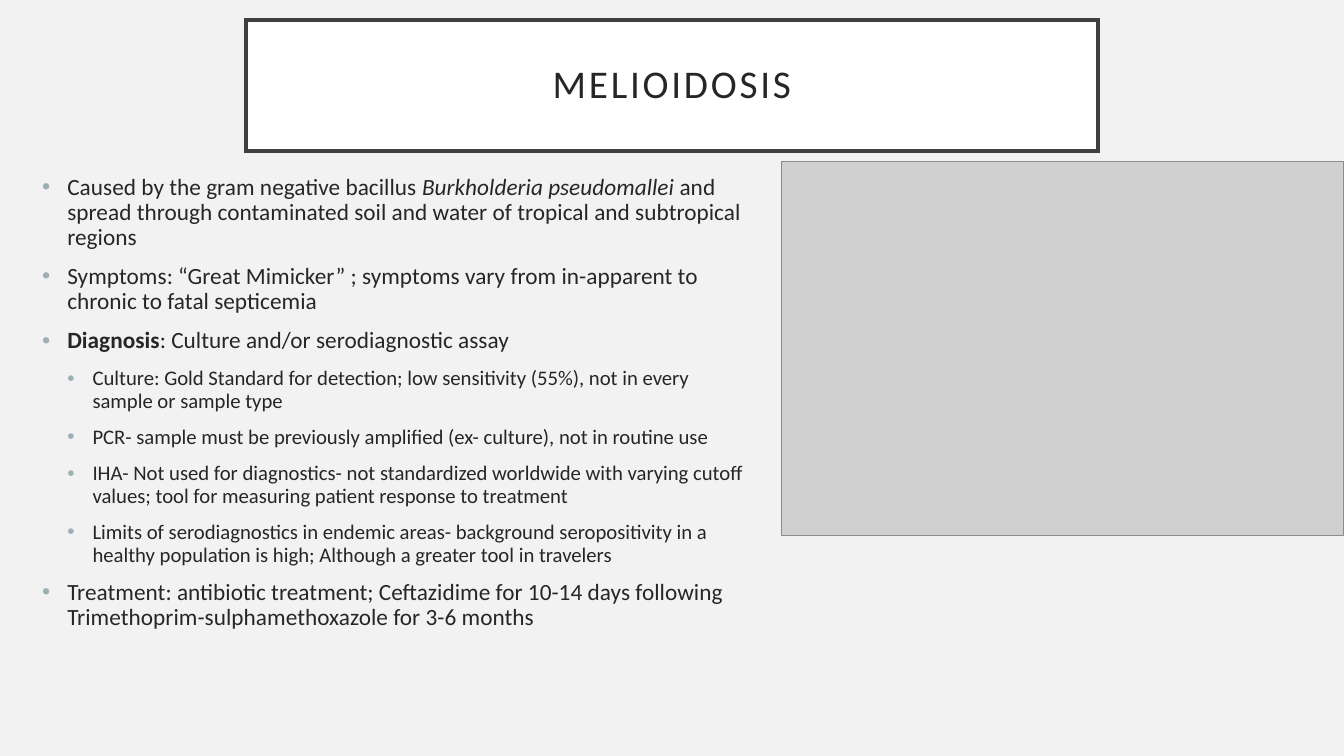
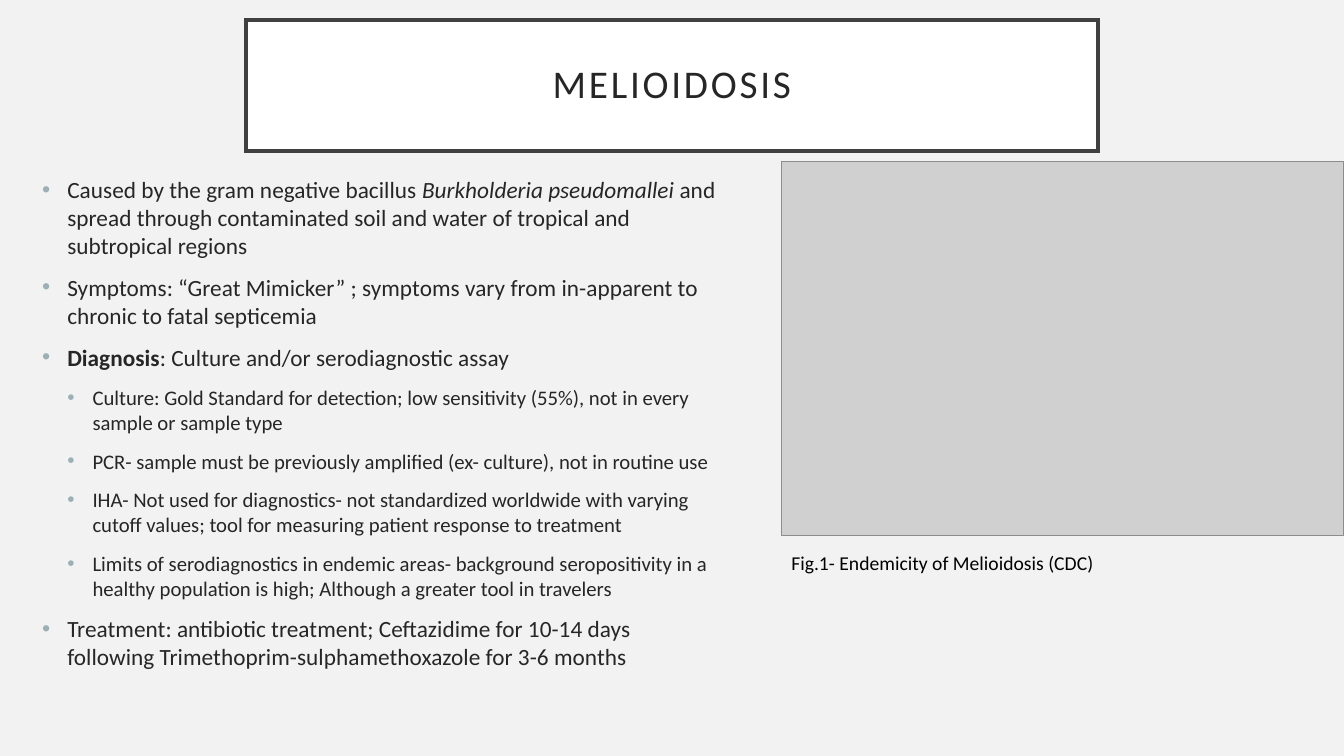
Before and after one commit to jtladner/Courses, a slide deck: slide 1 of PracticalComputing/Fall_2018/Hackathons/Round1/Celona_MAGPix/Burkpx diagnostic assay_BIO698_v2 presentation.pptx. Drawn at 1344x756 pixels with LibreOffice and Linux fonts; fonts in the diff are those of the drawing; grey boxes stand for pictures. Boxes give left, top, right and bottom in pixels: in the first picture for what was removed or moved away, otherwise in the second. Text is boxed around its words. In the diff, an @@ line names an element or a change of style, - is before the commit and + after.

```diff
--- a/PracticalComputing/Fall_2018/Hackathons/Round1/Celona_MAGPix/Burkpx diagnostic assay_BIO698_v2 presentation.pptx
+++ b/PracticalComputing/Fall_2018/Hackathons/Round1/Celona_MAGPix/Burkpx diagnostic assay_BIO698_v2 presentation.pptx
@@ text "Caused by the gram negative ..." at (67,182,716,669): line spacing 0.9 to 1 @@
@@ text added at (791,556,1093,574), 14 pt, text #000000 @@
+Fig.1- Endemicity of Melioidosis (CDC)
```
Also in this commit, not shown: 4 other slides changed, 8 other files.
